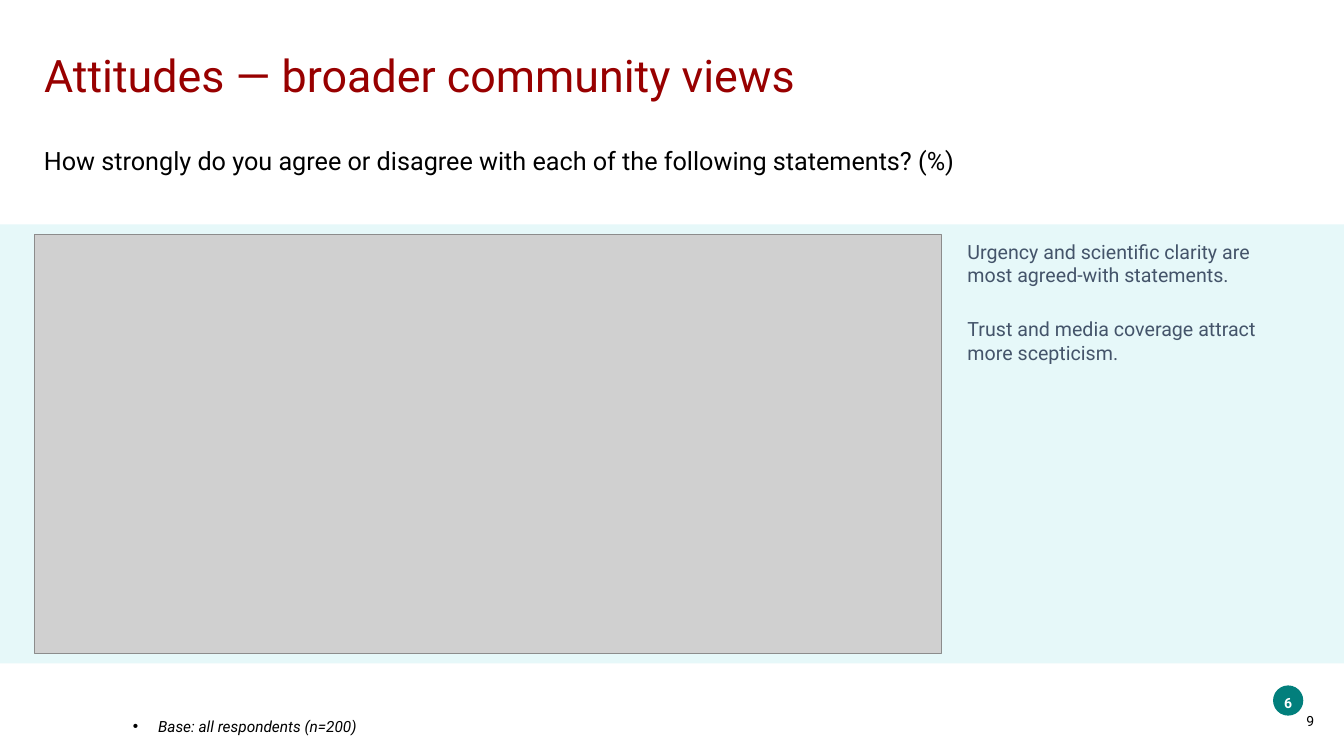
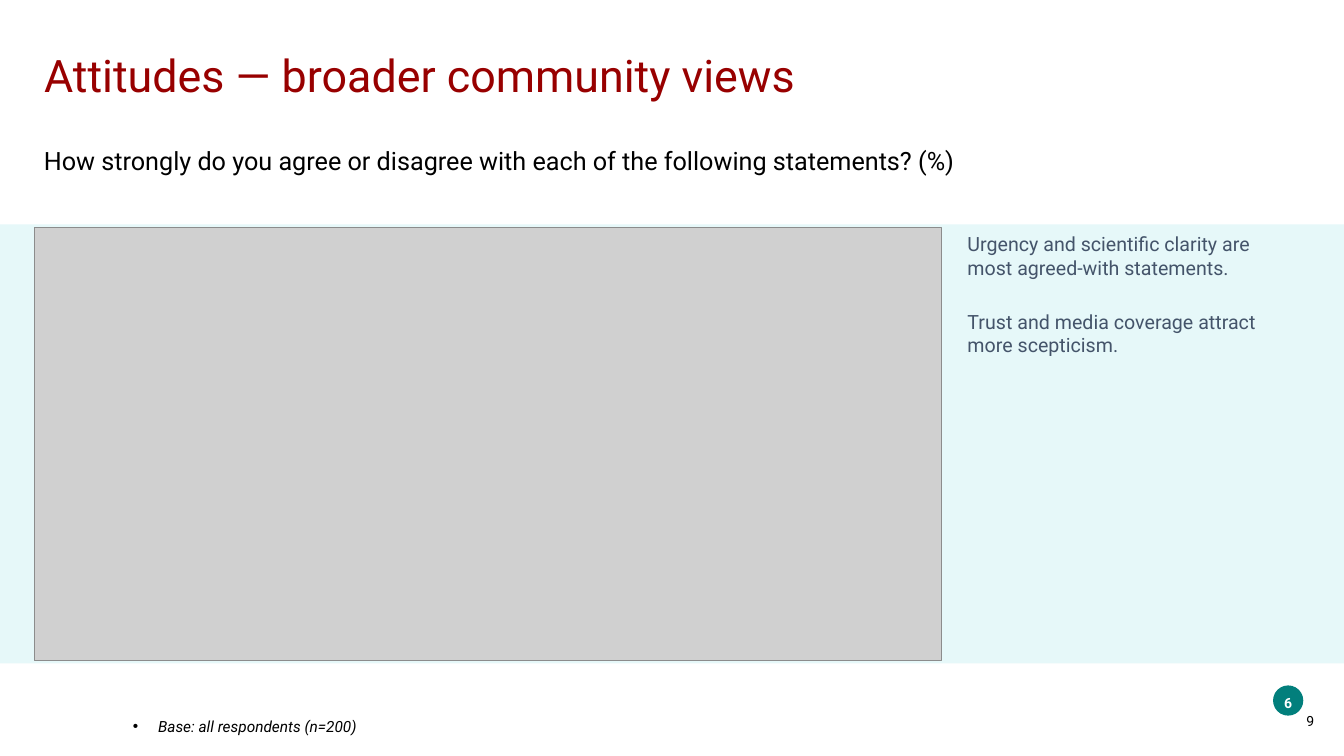
Before and after one commit to ThomasB4242/Test-1, a slide deck: slide 9 of sample_data/output.pptx. Drawn at 1344x756 pixels with LibreOffice and Linux fonts; fonts in the diff are those of the drawing; grey boxes stand for pictures; background and template pictures are left out. Boxes give left, top, right and bottom in pixels: in the first picture for what was removed or moved away, otherwise in the second. Text is boxed around its words. In the diff, an @@ line names an element or a change of style, - is before the commit and + after.

```diff
--- a/sample_data/output.pptx
+++ b/sample_data/output.pptx
@@ picture: place and size @@
-picture at [34,235,942,653]
+picture at [34,227,942,660]
@@ text "Urgency and scientific clarity are": place and size @@
-text "Urgency and scientific clarity are" at [967,244,1255,364]
+text "Urgency and scientific clarity are" at [967,236,1255,356]
```
Also in this commit, not shown: 2 other slides changed, 5 other files.
